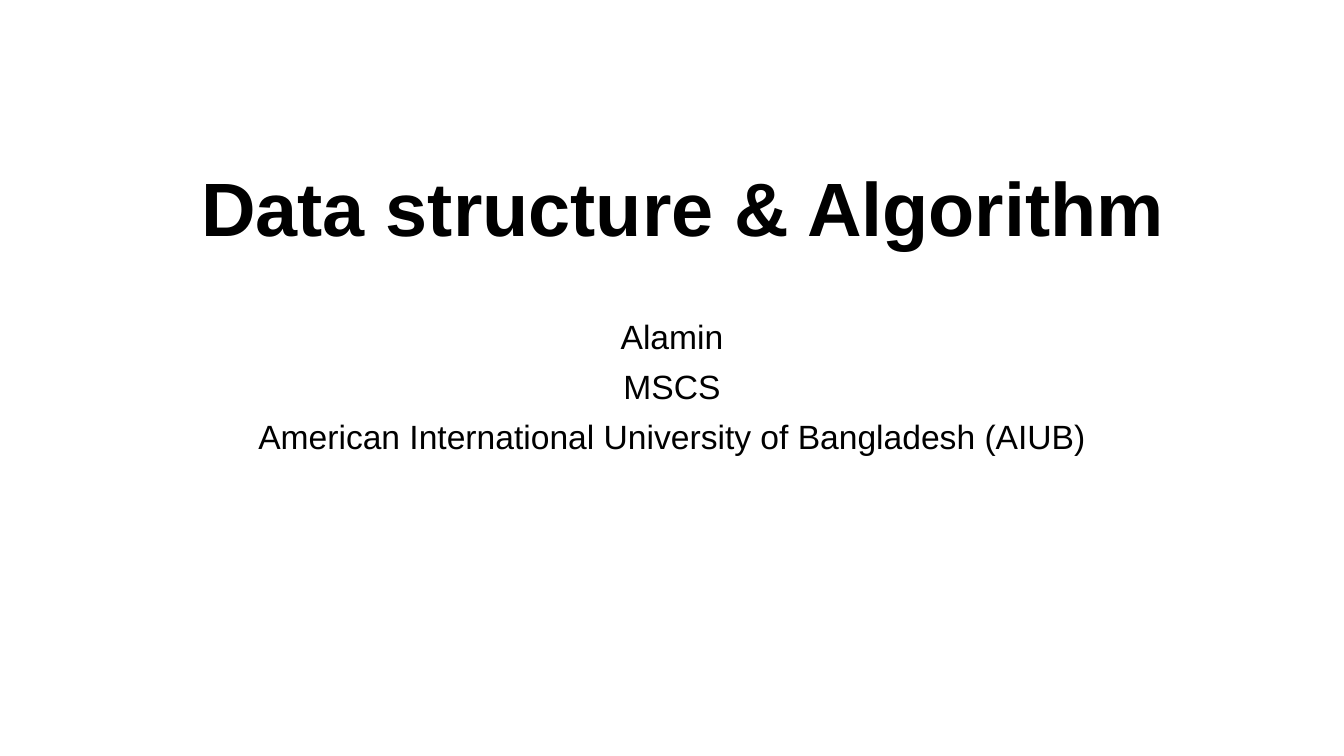
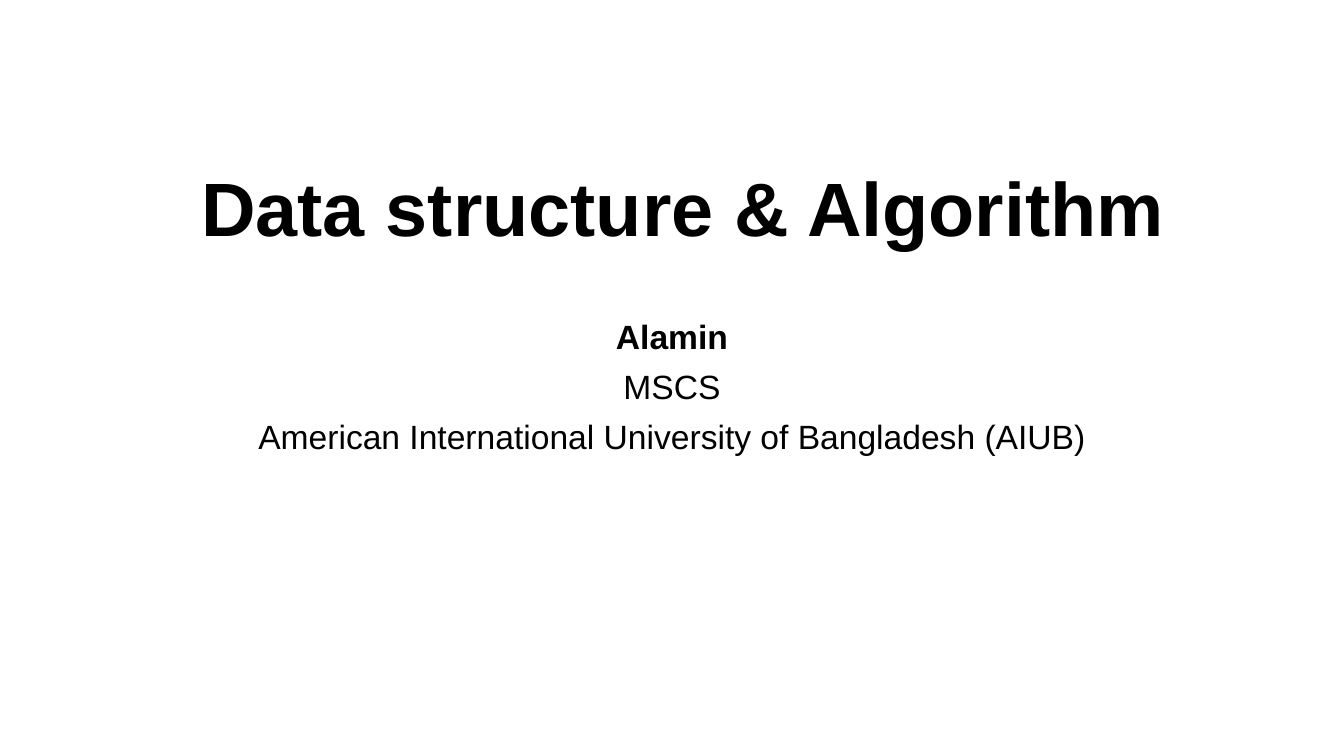
Before and after one commit to alaminbhuyan/DSA-In-Python, a slide deck: slide 1 of Data Structure & Algorithm PDF/DSA.pptx. Drawn at 1344x756 pixels with LibreOffice and Linux fonts; fonts in the diff are those of the drawing. Boxes give left, top, right and bottom in pixels: in the first picture for what was removed or moved away, otherwise in the second. Text is boxed around its words. In the diff, an @@ line names an element or a change of style, - is before the commit and + after.

```diff
--- a/Data Structure & Algorithm PDF/DSA.pptx
+++ b/Data Structure & Algorithm PDF/DSA.pptx
@@ subtitle at (616, 324, 728, 350): bold on in "Alamin" @@
```
Also in this commit, not shown: 1 other slide changed.
